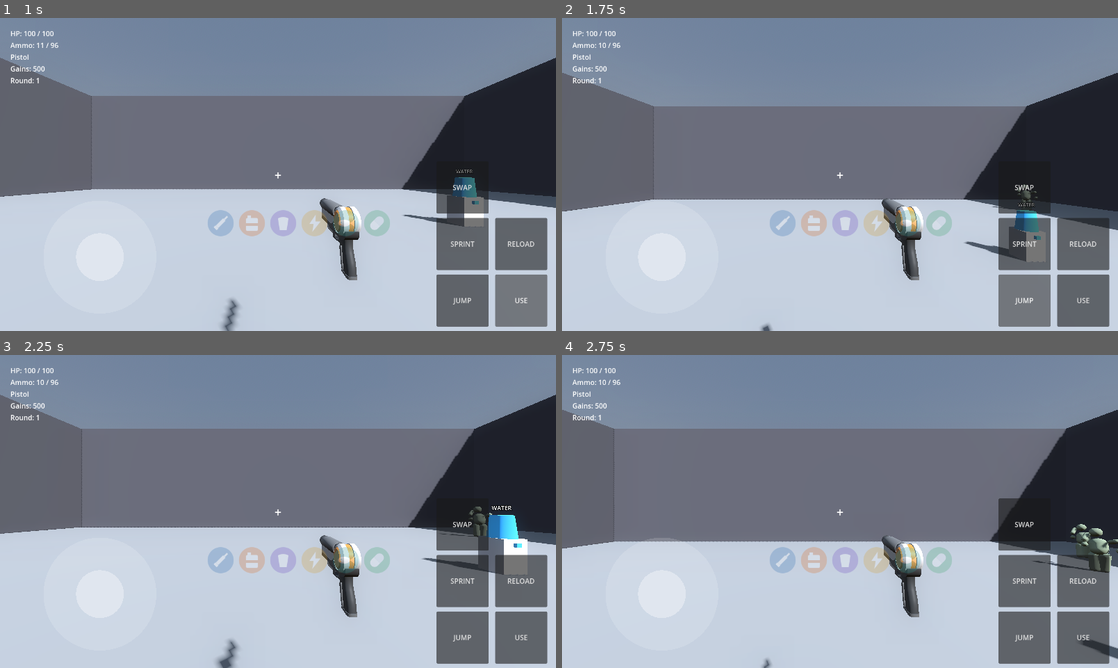
Above: before the commit, frames 1-4 (two rows, left to right).
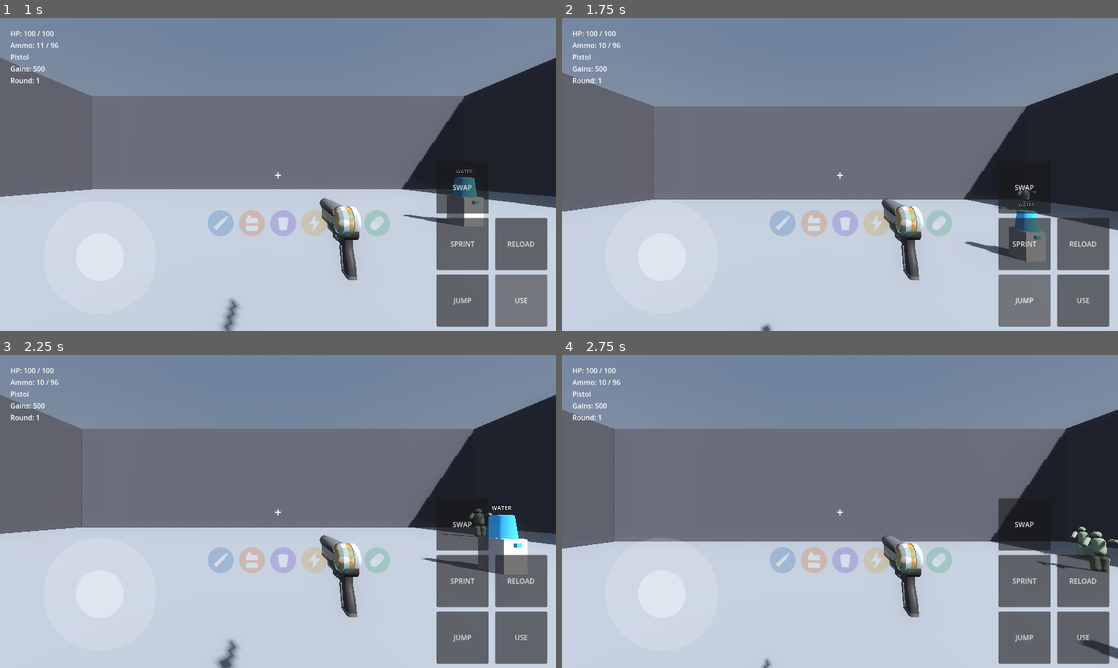
Above: after the commit, the same moments.

Repository: nateomach1-debug/jacked-undead
Game: Godot game, scene res://scenes/main/main.tscn
The game is run twice, just before and just after one commit, with the same random seed, the same clock (stepped at 60 frames per second) and the same inputs.
Inputs (mouse positions are in pixels of both pictures, inside the frame that each line leads up to):
- Up to frame 1 (1 s): click "USE" at 0.5 s
- Up to frame 2 (1.75 s): click "JUMP" at 1.25 s
- Up to frame 3 (2.25 s): move the mouse to (272, 517) at 2.02 s; hold W (move_forward) from 2.03 s (still down); tap F (interact) at 2.1 s
- Up to frame 4 (2.75 s): keep holding W (move_forward); tap Space (jump) at 2.27 s

Frame 1 is identical in both runs. In frame 2, less than 0.1% of the frame differs, in the area x 77-86%, y 53-62%; in frame 3, less than 0.1%; in frame 4, 0.4%, in the area x 84-100%, y 54-70%.

Commit message:
Refine zombie model dimensions and structure
Adjusted dimensions and hierarchy for zombie model components.

Diff:
--- a/scenes/zombies/zombie.tscn
+++ b/scenes/zombies/zombie.tscn
@@ -7,31 +7,31 @@
 height = 1.9
 
 [sub_resource type="CapsuleMesh" id="CapsuleMesh_leg"]
-radius = 0.16
-height = 0.9
+radius = 0.15
+height = 0.7
 
 [sub_resource type="CapsuleMesh" id="CapsuleMesh_torso"]
-radius = 0.26
-height = 0.75
+radius = 0.2
+height = 0.8
 
 [sub_resource type="SphereMesh" id="SphereMesh_head"]
-radius = 0.19
-height = 0.38
+radius = 0.15
+height = 0.3
 
 [sub_resource type="SphereMesh" id="SphereMesh_eye"]
-radius = 0.03
-height = 0.06
+radius = 0.018
+height = 0.036
 
 [sub_resource type="CapsuleMesh" id="CapsuleMesh_arm"]
 radius = 0.09
-height = 0.65
+height = 0.55
 
 [sub_resource type="SphereMesh" id="SphereMesh_hand"]
-radius = 0.1
-height = 0.2
+radius = 0.095
+height = 0.19
 
 [sub_resource type="BoxMesh" id="BoxMesh_wound"]
-size = Vector3(0.18, 0.22, 0.04)
+size = Vector3(0.16, 0.2, 0.04)
 
 [sub_resource type="StandardMaterial3D" id="StandardMaterial3D_skin"]
 albedo_color = Color(0.55, 0.6, 0.5, 1)
@@ -54,64 +54,75 @@
 
 [node name="Body" type="Node3D" parent="."]
 
-[node name="LegLeft" type="MeshInstance3D" parent="Body"]
-position = Vector3(0.13, -0.55, 0)
+[node name="HipPivotLeft" type="Node3D" parent="Body"]
+position = Vector3(0.13, -0.25, 0)
 rotation_degrees = Vector3(5, 0, -3)
+
+[node name="LegMesh" type="MeshInstance3D" parent="Body/HipPivotLeft"]
+position = Vector3(0, -0.35, 0)
 mesh = SubResource("CapsuleMesh_leg")
 surface_material_override/0 = SubResource("StandardMaterial3D_skin")
 
-[node name="LegRight" type="MeshInstance3D" parent="Body"]
-position = Vector3(-0.13, -0.55, 0)
+[node name="HipPivotRight" type="Node3D" parent="Body"]
+position = Vector3(-0.13, -0.25, 0)
 rotation_degrees = Vector3(-8, 0, 4)
+
+[node name="LegMesh" type="MeshInstance3D" parent="Body/HipPivotRight"]
+position = Vector3(0, -0.35, 0)
 mesh = SubResource("CapsuleMesh_leg")
 surface_material_override/0 = SubResource("StandardMaterial3D_skin")
 
 [node name="Torso" type="MeshInstance3D" parent="Body"]
 position = Vector3(0.02, 0.15, 0.02)
-rotation_degrees = Vector3(18, 5, -4)
+rotation_degrees = Vector3(12, 4, -3)
 mesh = SubResource("CapsuleMesh_torso")
 surface_material_override/0 = SubResource("StandardMaterial3D_skin")
 
-[node name="Wound" type="MeshInstance3D" parent="Body"]
-position = Vector3(0.05, 0.25, 0.27)
-rotation_degrees = Vector3(18, 5, -4)
+[node name="Wound" type="MeshInstance3D" parent="Body/Torso"]
+position = Vector3(0.05, 0.15, 0.22)
 mesh = SubResource("BoxMesh_wound")
 surface_material_override/0 = SubResource("StandardMaterial3D_wound")
 
 [node name="Head" type="MeshInstance3D" parent="Body"]
-position = Vector3(0.1, 0.78, 0.12)
-rotation_degrees = Vector3(10, 0, 22)
+position = Vector3(0.08, 0.67, 0.08)
+rotation_degrees = Vector3(8, 0, 10)
 mesh = SubResource("SphereMesh_head")
 surface_material_override/0 = SubResource("StandardMaterial3D_skin")
 
-[node name="EyeLeft" type="MeshInstance3D" parent="Body"]
-position = Vector3(0.17, 0.8, 0.27)
+[node name="EyeLeft" type="MeshInstance3D" parent="Body/Head"]
+position = Vector3(0.06, 0.02, 0.12)
 mesh = SubResource("SphereMesh_eye")
 surface_material_override/0 = SubResource("StandardMaterial3D_eye")
 
-[node name="EyeRight" type="MeshInstance3D" parent="Body"]
-position = Vector3(0.04, 0.79, 0.27)
+[node name="EyeRight" type="MeshInstance3D" parent="Body/Head"]
+position = Vector3(-0.06, 0.02, 0.12)
 mesh = SubResource("SphereMesh_eye")
 surface_material_override/0 = SubResource("StandardMaterial3D_eye")
 
-[node name="ArmLeft" type="MeshInstance3D" parent="Body"]
-position = Vector3(0.38, 0.55, 0.15)
-rotation_degrees = Vector3(65, 0, 8)
+[node name="ShoulderPivotLeft" type="Node3D" parent="Body"]
+position = Vector3(0.3, 0.5, 0.05)
+rotation_degrees = Vector3(60, 0, 10)
+
+[node name="ArmMesh" type="MeshInstance3D" parent="Body/ShoulderPivotLeft"]
+position = Vector3(0, -0.275, 0)
 mesh = SubResource("CapsuleMesh_arm")
 surface_material_override/0 = SubResource("StandardMaterial3D_skin")
 
-[node name="HandLeft" type="MeshInstance3D" parent="Body"]
-position = Vector3(0.42, 0.15, 0.55)
+[node name="HandMesh" type="MeshInstance3D" parent="Body/ShoulderPivotLeft"]
+position = Vector3(0, -0.55, 0)
 mesh = SubResource("SphereMesh_hand")
 surface_material_override/0 = SubResource("StandardMaterial3D_skin")
 
-[node name="ArmRight" type="MeshInstance3D" parent="Body"]
-position = Vector3(-0.36, 0.42, -0.05)
-rotation_degrees = Vector3(100, 0, -15)
+[node name="ShoulderPivotRight" type="Node3D" parent="Body"]
+position = Vector3(-0.28, 0.42, -0.05)
+rotation_degrees = Vector3(95, 0, -12)
+
+[node name="ArmMesh" type="MeshInstance3D" parent="Body/ShoulderPivotRight"]
+position = Vector3(0, -0.275, 0)
 mesh = SubResource("CapsuleMesh_arm")
 surface_material_override/0 = SubResource("StandardMaterial3D_skin")
 
-[node name="HandRight" type="MeshInstance3D" parent="Body"]
-position = Vector3(-0.5, 0.05, -0.15)
+[node name="HandMesh" type="MeshInstance3D" parent="Body/ShoulderPivotRight"]
+position = Vector3(0, -0.55, 0)
 mesh = SubResource("SphereMesh_hand")
 surface_material_override/0 = SubResource("StandardMaterial3D_skin")
